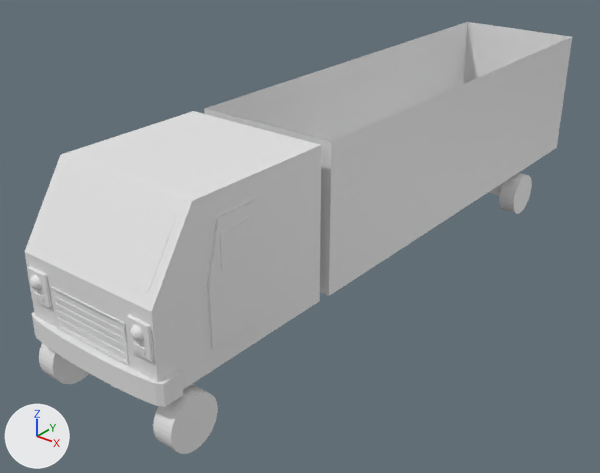
An edit to the Blender file Assets/Models/tirv2.blend, drawn before and after from the same camera.
Camera for both pictures: a 50 mm camera at (6.28, -5.99, 6.17) aimed at (-0.42, 2.39, 0.97). The axes (+X, +Y, +Z) are drawn at lower left. The lights are the same throughout.

The first picture shows 'Cube', 'buda', 'buda.001', 'buda.002', 'buda.005', 'grill_paski', 'kola', 'migacz lewy', 'migacz prawy', 'sawiatla lewe', 'socket_swiatla_lewe', 'socket_swiatla_prawe', 'zderzak'.
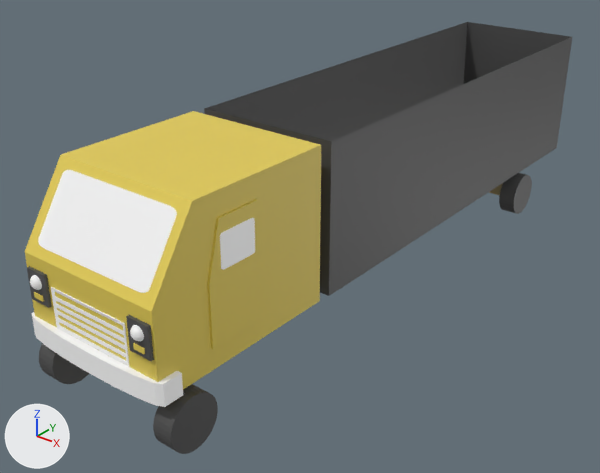
Location of each change, (x1, y1, x2, y2) in pixels of the pictures (600 x 473 px):
'Cube', recoloured: (204, 22, 572, 296) in both
'buda', recoloured (white to yellow): (25, 111, 321, 389) in both
'buda.005', recoloured: (38, 170, 177, 293) in both
'kola', recoloured: (39, 173, 532, 454) in both
'buda.001', recoloured (grey to yellow): (207, 199, 261, 349) in both
'zderzak', recoloured: (32, 312, 183, 407) in both
'grill_paski', recoloured (grey to white): (54, 296, 128, 366) in both
'buda.002', recoloured: (220, 218, 255, 270) in both
'socket_swiatla_lewe', recoloured: (126, 315, 154, 361) in both
'socket_swiatla_prawe', recoloured: (27, 266, 52, 308) in both
'sawiatla lewe', recoloured: (130, 325, 144, 341) in both
'migacz lewy', recoloured: (133, 343, 145, 354) in both
'migacz prawy', recoloured: (34, 292, 44, 302) in both

The change in detail:
Material 'Material.002' (mat_material_002) is new.
Its base color is (0.8, 0.8, 0.8) (white #e7e7e7).
Its emission color is (0.142, 0.142, 0.142) (dark grey #696969).
Its emission strength is 1.0.
Material 'Material.003' (mat_material_003) is new.
Its base color is (0.8, 0.627, 0.0947) (yellow #e7cf57).
Material 'Material' (mat_material) is new.
Its base color is (0.0766, 0.0766, 0.0766) (dark grey #4e4e4e).
me_cube_001 has 12 vertices, 8 faces and spans x -1.0..1.0, y -1.61..1.0, z -1.0..1.0.
me_cube_001 now uses material mat_material_003 (yellow #e7cf57).
me_cube_003 has 40 vertices, 30 faces and spans x -1.0..1.0, y -1.0..1.0, z -15.8..1.0.
me_cube_003 now uses material mat_material_002 (white #e7e7e7).
me_cube_008 has 24 vertices, 14 faces and spans x -1.07..1.07, y -1.0..2.58, z -1.0..1.0.
me_cube_008 now uses material mat_material_002 (white #e7e7e7).
me_cube_009 has 8 vertices, 6 faces and spans x -1.0..1.0, y -1.0..1.0, z -1.0..1.0.
me_cube_009 now uses material mat_material (dark grey #4e4e4e).
me_cube_010 has 8 vertices, 6 faces and spans x -1.0..1.0, y -1.0..1.0, z -1.0..1.0.
me_cube_010 now uses material mat_material_003 (yellow #e7cf57).
me_sphere has 257 vertices, 256 faces and spans x -1.0..0.0, y -1.0..1.0, z -1.0..1.0.
me_sphere now uses material mat_material_002 (white #e7e7e7).
me_cube_012 has 8 vertices, 6 faces and spans x -1.0..1.0, y -1.0..1.0, z -1.0..1.0.
me_cube_012 now uses material mat_material (dark grey #4e4e4e).
me_cube_011 has 8 vertices, 6 faces and spans x -1.0..1.0, y -1.0..1.0, z -1.0..1.0.
me_cube_011 now uses material mat_material_003 (yellow #e7cf57).
me_cylinder_003 has 256 vertices, 136 faces and spans x -1.0..1.0, y -24.0..1.0, z -15.8..1.0.
me_cylinder_003 now uses material mat_material (dark grey #4e4e4e).
me_cube_016 has 12 vertices, 10 faces and spans x -1.0..1.0, y -1.0..1.0, z -1.0..1.0.
me_cube_016 now uses material mat_material (dark grey #4e4e4e).
me_cube_004 has 12 vertices, 8 faces and spans x 0.929..1.03, y -0.865..-0.112, z -0.716..0.719.
me_cube_004 now uses material mat_material_003 (yellow #e7cf57).
me_cube_005 has 40 vertices, 22 faces and spans x 1.001..1.038, y -0.689..-0.178, z 0.137..0.552.
me_cube_005 now uses material mat_material_002 (white #e7e7e7).
me_cube_013 has 40 vertices, 22 faces and spans x -0.86..0.88, y -1.55..-1.01, z 0.14..0.91.
me_cube_013 now uses material mat_material_002 (white #e7e7e7).
